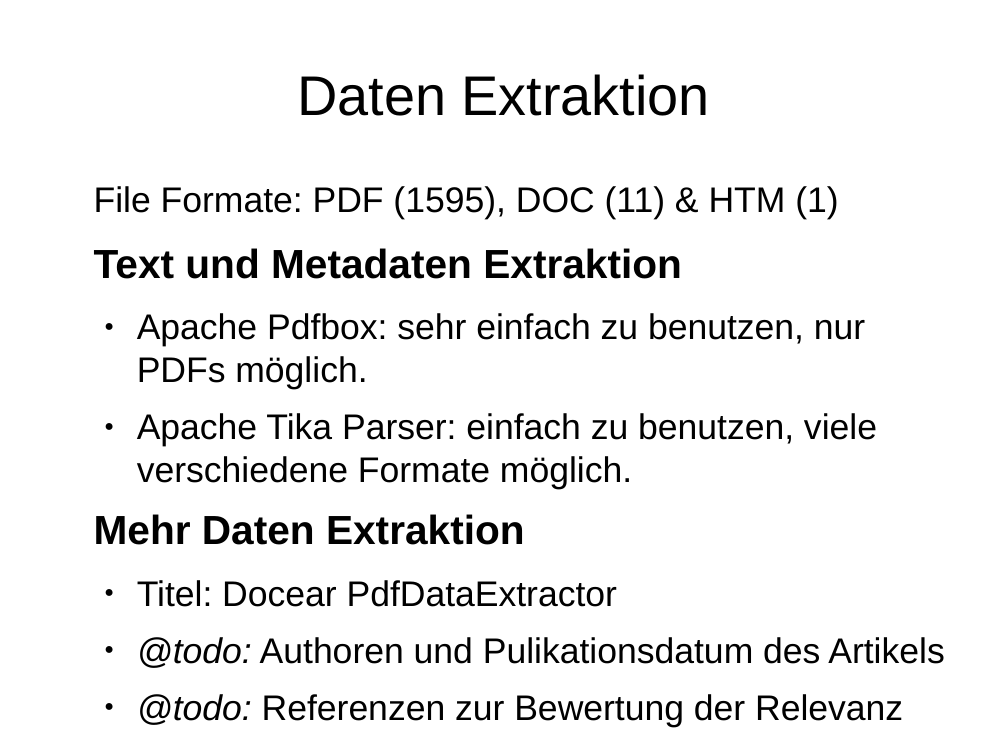
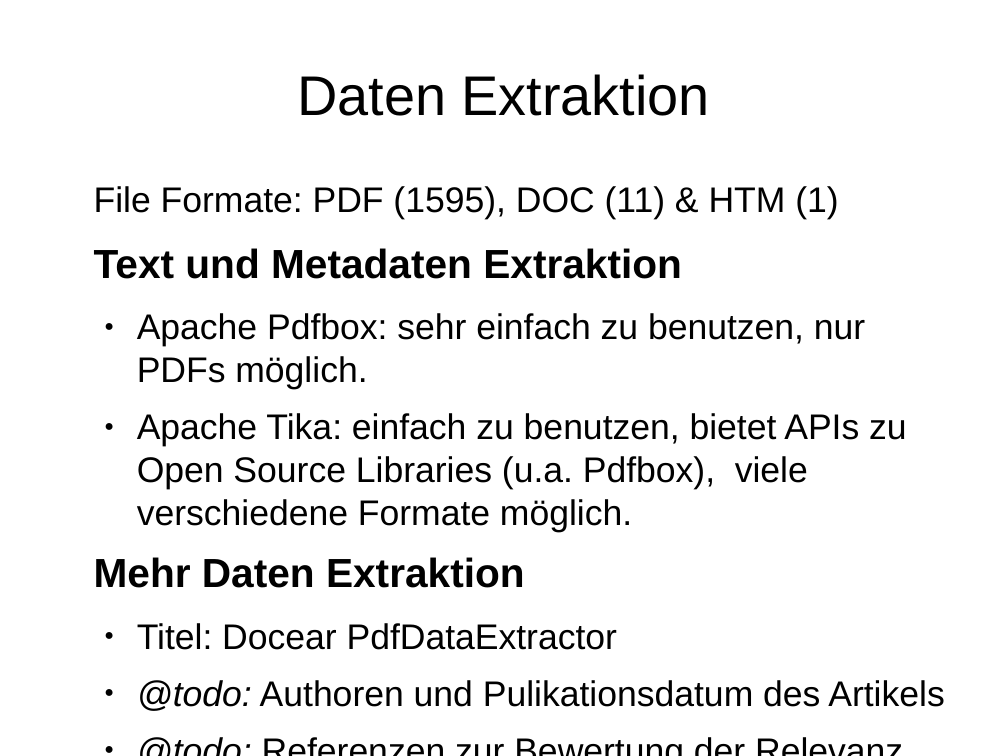
Before and after one commit to 43ndr1k/Digital-Text-Forensics, a slide deck: slide 8 of Zwischenpräsentation/Information Retrieval Zwischenpräsentation.odp. Drawn at 1008x756 pixels with LibreOffice and Linux fonts; fonts in the diff are those of the drawing. Boxes give left, top, right and bottom in pixels: in the first picture for what was removed or moved away, otherwise in the second. Text is boxed around its words. In the diff, an @@ line names an element or a change of style, - is before the commit and + after.

Commit message:
aenderung zu apache tika

```diff
--- a/Zwischenpräsentation/Information Retrieval Zwischenpräsentation.odp
+++ b/Zwischenpräsentation/Information Retrieval Zwischenpräsentation.odp
@@ text at (137, 413, 907, 532): text changed @@
-  ● Apache Tika Parser: einfach zu benutzen, viele verschiedene Formate möglich.
+  ● Apache Tika: einfach zu benutzen, bietet APIs zu Open Source Libraries (u.a. Pdfbox), viele verschiedene Formate möglich.
```
Also in this commit, not shown: 1 other file.
